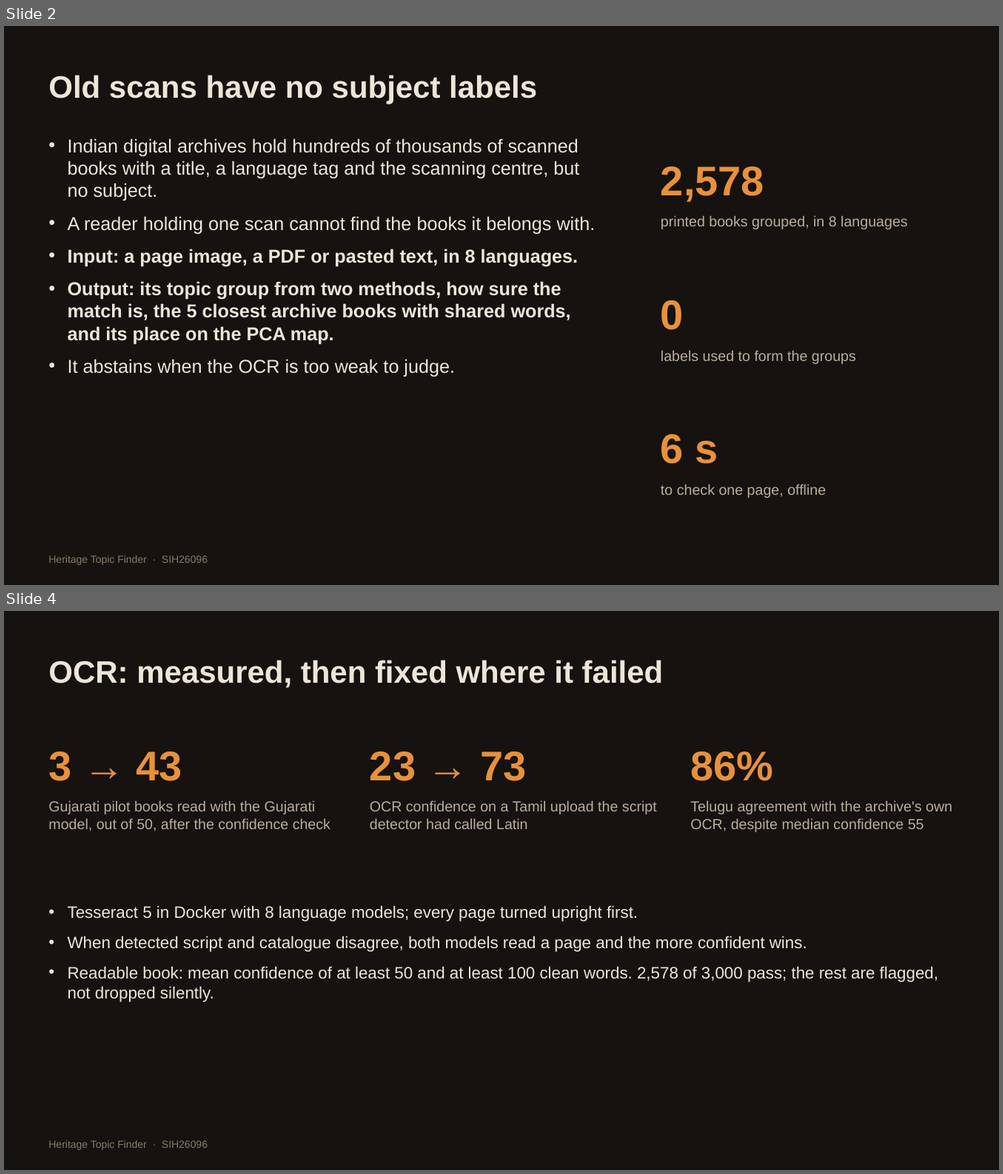
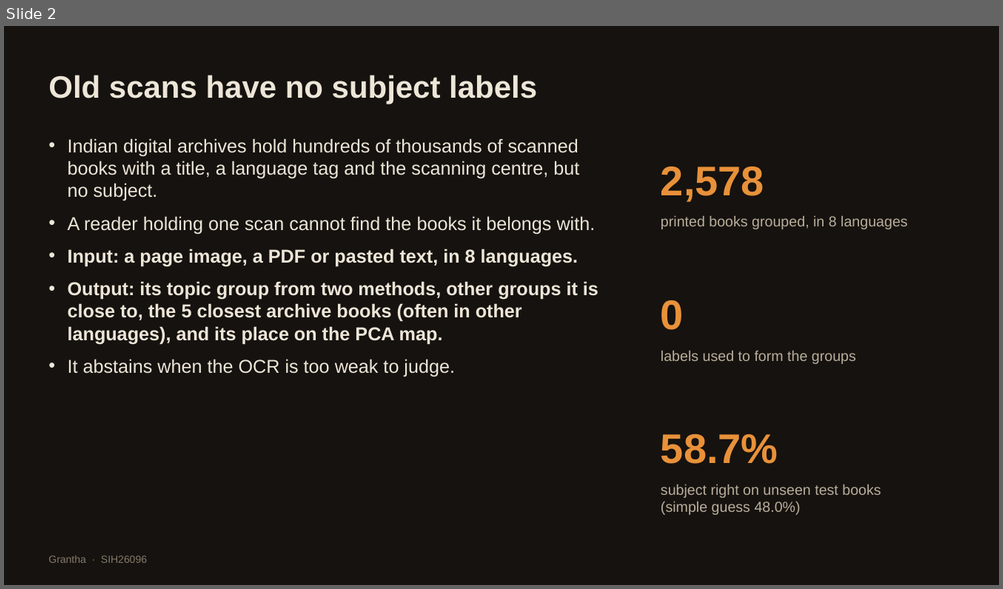
Before and after one commit to rohannes64/Grantha-Heritage-Tracker, a slide deck: docs/Grantha_Deck.pptx. Shown one above the other, each under a label of ours: slides 2 and 4 before the commit, slide 2 after it; the slides between them are not shown. The pictures are 1003x1174 and 1003x589 pixels, drawn with LibreOffice and Linux fonts; fonts in the diff are those of the drawing. Boxes give left, top, right and bottom in pixels: in the first picture for what was removed or moved away, otherwise in the second. Text is boxed around its words. In the diff, an @@ line names an element or a change of style, - is before the commit and + after.

```diff
--- a/docs/Grantha_Deck.pptx
+++ b/docs/Grantha_Deck.pptx
@@ slide 4 removed at (x1=4, y1=611, x2=999, y2=1170), background #16120F @@
@@ text removed at (x1=48, y1=660, x2=663, y2=688) @@
-OCR: measured, then fixed where it failed
@@ text removed at (x1=48, y1=752, x2=182, y2=781) @@
-3 → 43
@@ text removed at (x1=370, y1=752, x2=526, y2=781) @@
-23 → 73
@@ text removed at (x1=690, y1=752, x2=773, y2=781) @@
-86%
@@ text removed at (x1=48, y1=801, x2=330, y2=832) @@
-Gujarati pilot books read with the Gujarati model, out of 50, after the confidence check
@@ text removed at (x1=370, y1=801, x2=657, y2=829) @@
-OCR confidence on a Tamil upload the script detector had called Latin
@@ text removed at (x1=690, y1=801, x2=952, y2=832) @@
-Telugu agreement with the archive's own OCR, despite median confidence 55
@@ text removed at (x1=68, y1=906, x2=938, y2=1002) @@
-• Tesseract 5 in Docker with 8 language models; every page turned upright first.
-• When detected script and catalogue disagree, both models read a page and the more confident wins.
-• Readable book: mean confidence of at least 50 and at least 100 clean words. 2,578 of 3,000 pass; the rest are flagged, not dropped silently.
@@ text removed at (x1=48, y1=1141, x2=208, y2=1150) @@
-Heritage Topic Finder · SIH26096
@@ slide 2 changed as well @@
@@ text at (x1=68, y1=281, x2=598, y2=344): text changed @@
-• Output: its topic group from two methods, how sure the match is, the 5 closest archive books with shared words, and its place on the PCA map.
+• Output: its topic group from two methods, other groups it is close to, the 5 closest archive books (often in other languages), and its place on the PCA map.
@@ text at (x1=660, y1=434, x2=778, y2=464): text changed @@
-6 s
+58.7%
@@ text at (x1=660, y1=485, x2=880, y2=515): text changed @@
-to check one page, offline
+subject right on unseen test books (simple guess 48.0%)
@@ text at (x1=48, y1=556, x2=147, y2=563): text changed @@
-Heritage Topic Finder · SIH26096
+Grantha · SIH26096
```
Also in this commit, not shown: 10 other slides changed, 5 slides added, 5 other slides removed, 14 other files.
